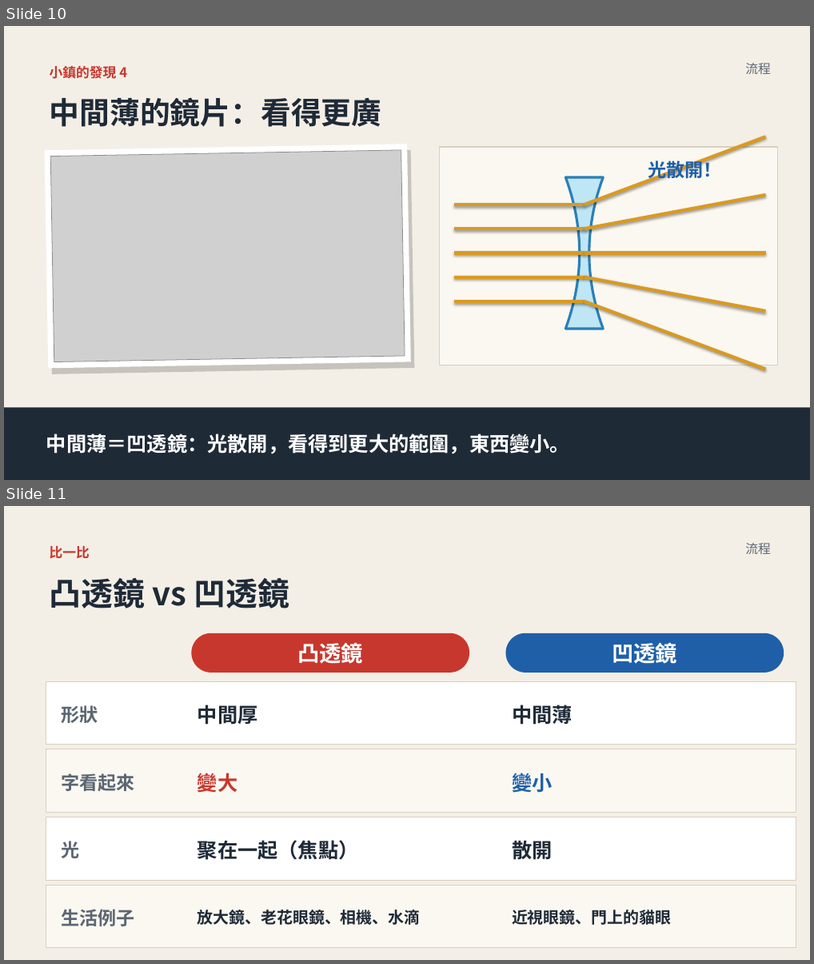
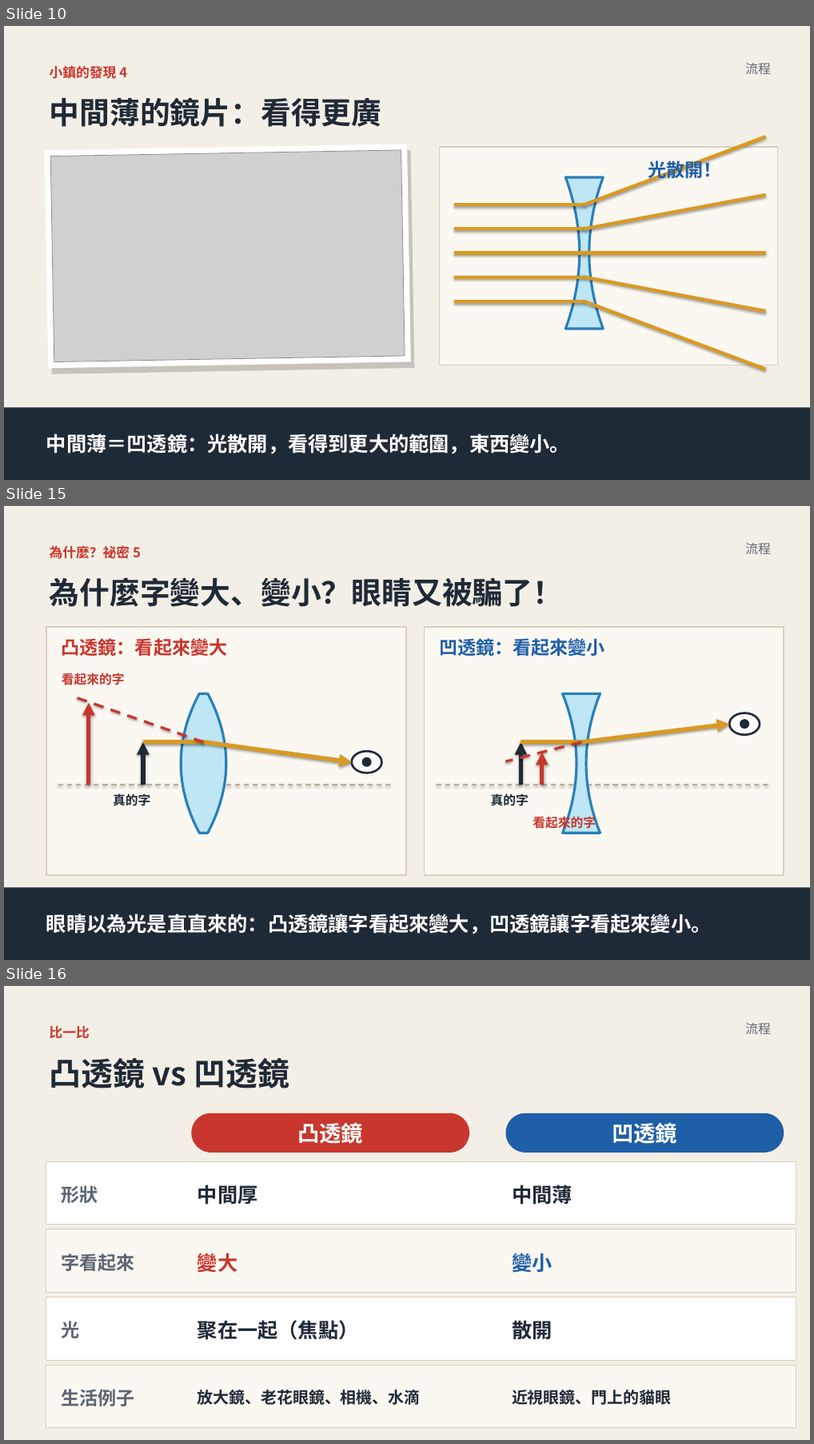
Before and after one commit to classtools1020/classtools1020.github.io, a slide deck: light-lens/files/L1-lens.pptx. Shown one above the other, each under a label of ours: slides 10 and 11 before the commit, slides 10, 15 and 16 after it; the slides between them are not shown. The pictures are 814x964 and 814x1444 pixels, drawn with LibreOffice and Linux fonts; fonts in the diff are those of the drawing; grey boxes stand for pictures. Boxes give left, top, right and bottom in pixels: in the first picture for what was removed or moved away, otherwise in the second. Text is boxed around its words. In the diff, an @@ line names an element or a change of style, - is before the commit and + after.

```diff
--- a/light-lens/files/L1-lens.pptx
+++ b/light-lens/files/L1-lens.pptx
@@ slide 15 added at [4,506,810,960], background #FFFFFF @@
@@ rectangle added at [4,506,810,960], fill #F4EFE6 @@
@@ text added at [50,545,141,559], 16 pt, text #C8372D, bold @@
+為什麼？祕密 5
@@ text added at [746,543,770,554], 15 pt, text #5B6673 @@
+流程
@@ text added at [50,577,564,607], 36 pt, text #1F2A37, bold @@
+為什麼字變大、變小？眼睛又被騙了！
@@ rectangle added at [46,627,406,875], fill #FBF8F2, outline #D8CFBF 1.5 pt @@
@@ text added at [62,638,228,656], 22 pt, text #C8372D, bold @@
+凸透鏡：看起來變大
@@ rectangle added at [425,627,784,875], fill #FBF8F2, outline #D8CFBF 1.5 pt @@
@@ text added at [439,638,606,656], 22 pt, text #1F5FA8, bold @@
+凹透鏡：看起來變小
@@ text added at [62,672,125,685], 15 pt, text #C8372D, bold @@
+看起來的字
@@ line added from (204, 742) to (74, 696), #C8372D 3 pt dashed @@
@@ freeform shape added at [181,693,226,832], fill #BFE6F5, outline #2A7FB8 3 pt @@
@@ freeform shape added at [563,693,601,832], fill #BFE6F5, outline #2A7FB8 3 pt @@
@@ arrow added from (89, 784) to (89, 703), #C8372D 5 pt @@
@@ ellipse added at [730,713,760,735], fill #FFFFFF, outline #1F2A37 2.5 pt @@
@@ ellipse added at [740,719,750,728], fill #1F2A37 @@
@@ arrow added from (143, 784) to (143, 742), #1F2A37 5 pt @@
@@ line added from (143, 742) to (204, 742), #D99A22 5 pt @@
@@ arrow added from (204, 742) to (352, 762), #D99A22 5 pt @@
@@ line added from (582, 742) to (506, 761), #C8372D 3 pt dashed @@
@@ arrow added from (522, 784) to (522, 742), #1F2A37 5 pt @@
@@ line added from (522, 742) to (582, 742), #D99A22 5 pt @@
@@ arrow added from (582, 742) to (730, 724), #D99A22 5 pt @@
@@ ellipse added at [352,751,382,772], fill #FFFFFF, outline #1F2A37 2.5 pt @@
@@ ellipse added at [362,757,372,767], fill #1F2A37 @@
@@ arrow added from (542, 784) to (542, 752), #C8372D 5 pt @@
@@ line added from (58, 784) to (394, 784), #B9AE9A 1.5 pt dashed @@
@@ text added at [113,793,150,806], 15 pt, text #1F2A37, bold @@
+真的字
@@ line added from (437, 784) to (772, 784), #B9AE9A 1.5 pt dashed @@
@@ text added at [491,793,529,806], 15 pt, text #1F2A37, bold @@
+真的字
@@ text added at [533,814,596,831], 15 pt, text #C8372D, bold @@
+看起來的字
@@ rectangle added at [4,887,810,960], fill #1F2A37, 24 pt, text #FFFFFF, bold @@
+眼睛以為光是直直來的：凸透鏡讓字看起來變大，凹透鏡讓字看起來變小。
@@ what was slide 11 is now slide 16 @@
```
Also in this commit, not shown: 1 slide changed, 4 other slides added, 3 other files.
